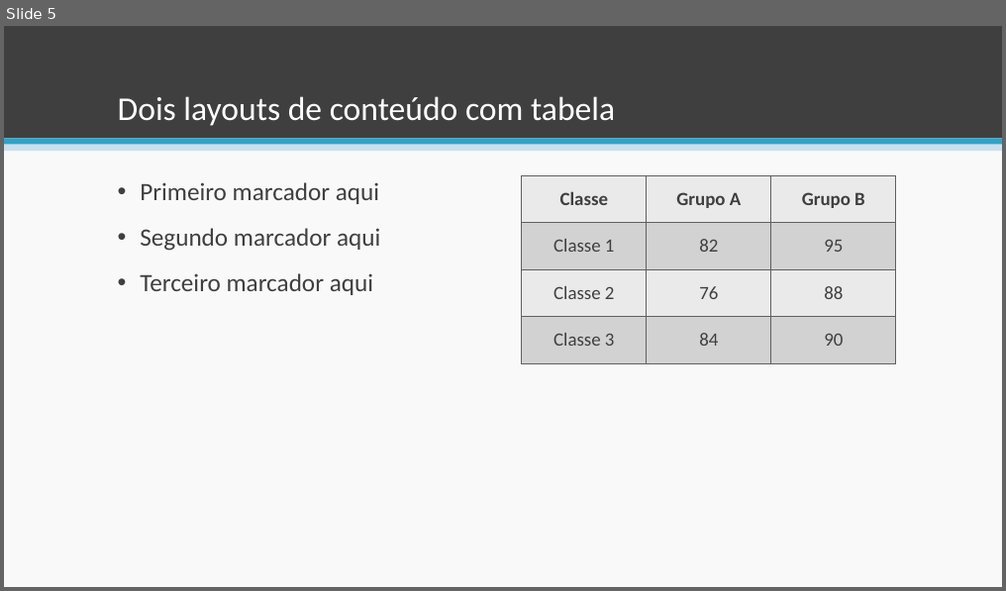
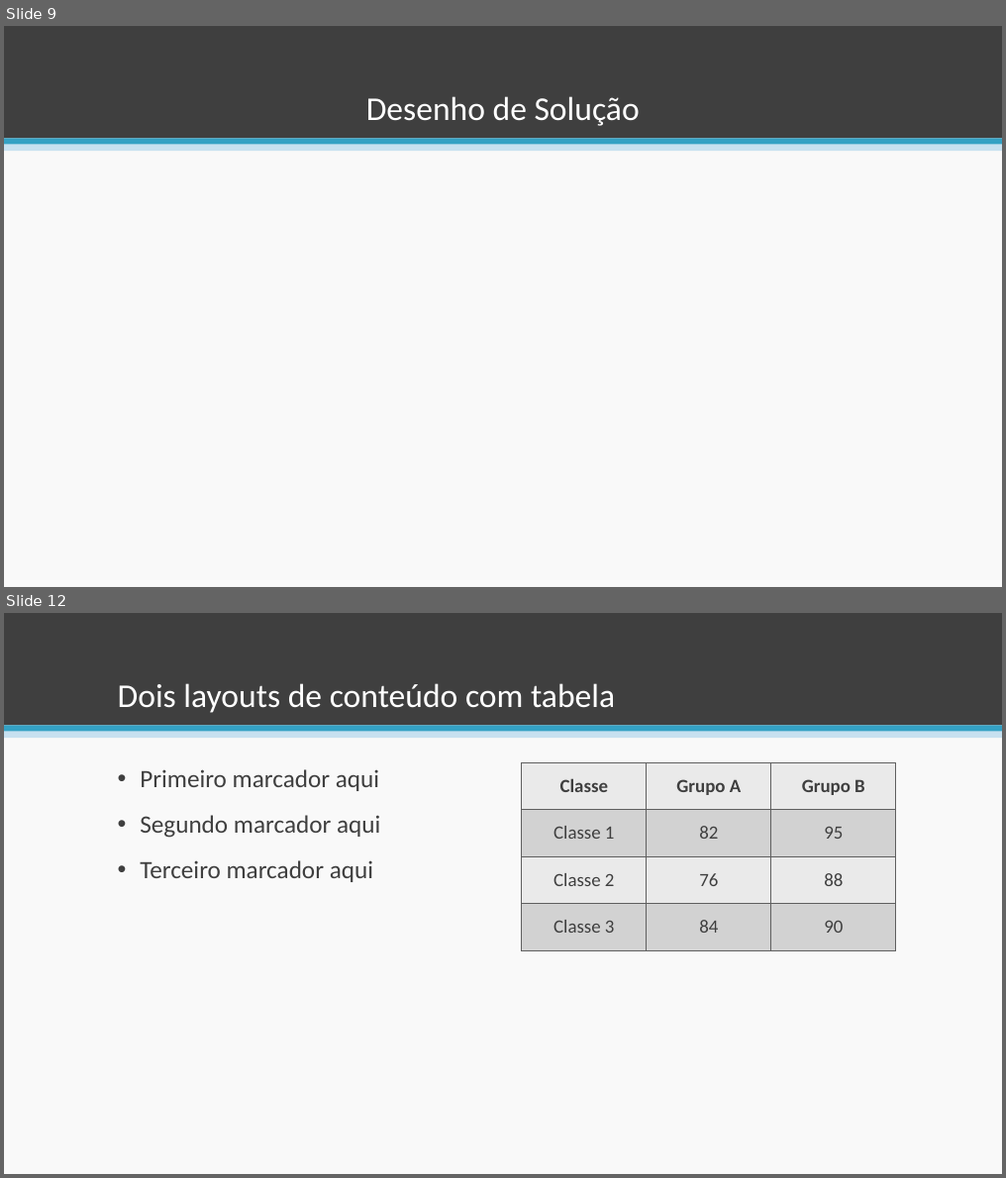
Before and after one commit to esteves-esta/TechHumi, a slide deck: documentacao/PowerPoint.pptx. Shown one above the other, each under a label of ours: slide 5 before the commit, slides 9 and 12 after it; the slides between them are not shown. The pictures are 1006x591 and 1006x1178 pixels, drawn with LibreOffice and Linux fonts; fonts in the diff are those of the drawing. Boxes give left, top, right and bottom in pixels: in the first picture for what was removed or moved away, otherwise in the second. Text is boxed around its words. In the diff, an @@ line names an element or a change of style, - is before the commit and + after.

```diff
--- a/documentacao/PowerPoint.pptx
+++ b/documentacao/PowerPoint.pptx
@@ slide 9 added at <box>4,26,1002,587</box>, background #F9F9F9; not listed: 3 template elements that a slide beside it also shows @@
@@ title added at <box>366,96,640,126</box>, 32 pt, text #FFFFFF @@
+Desenho de Solução
@@ what was slide 5 is now slide 12 @@
```
Also in this commit, not shown: 2 slides changed, 8 other slides added, 3 slides removed.
